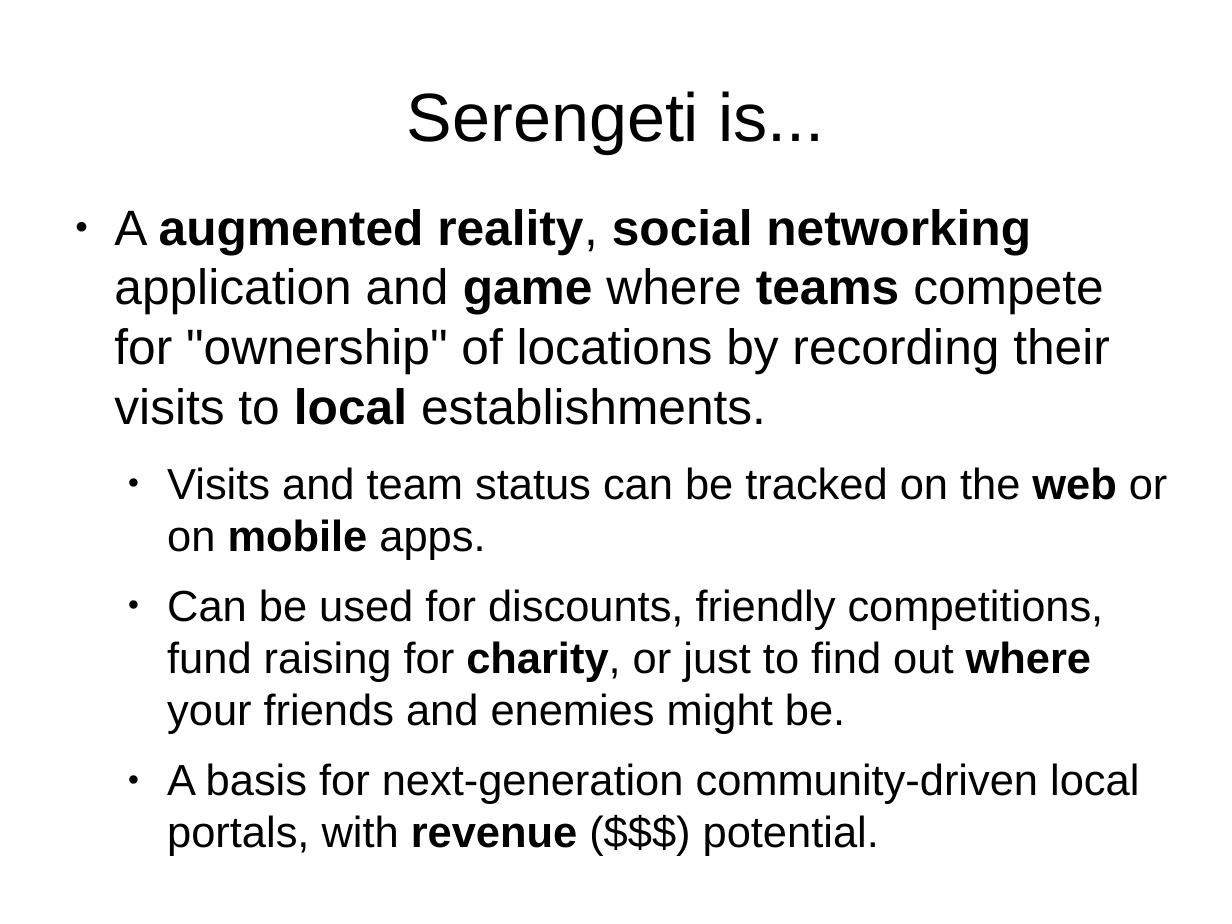
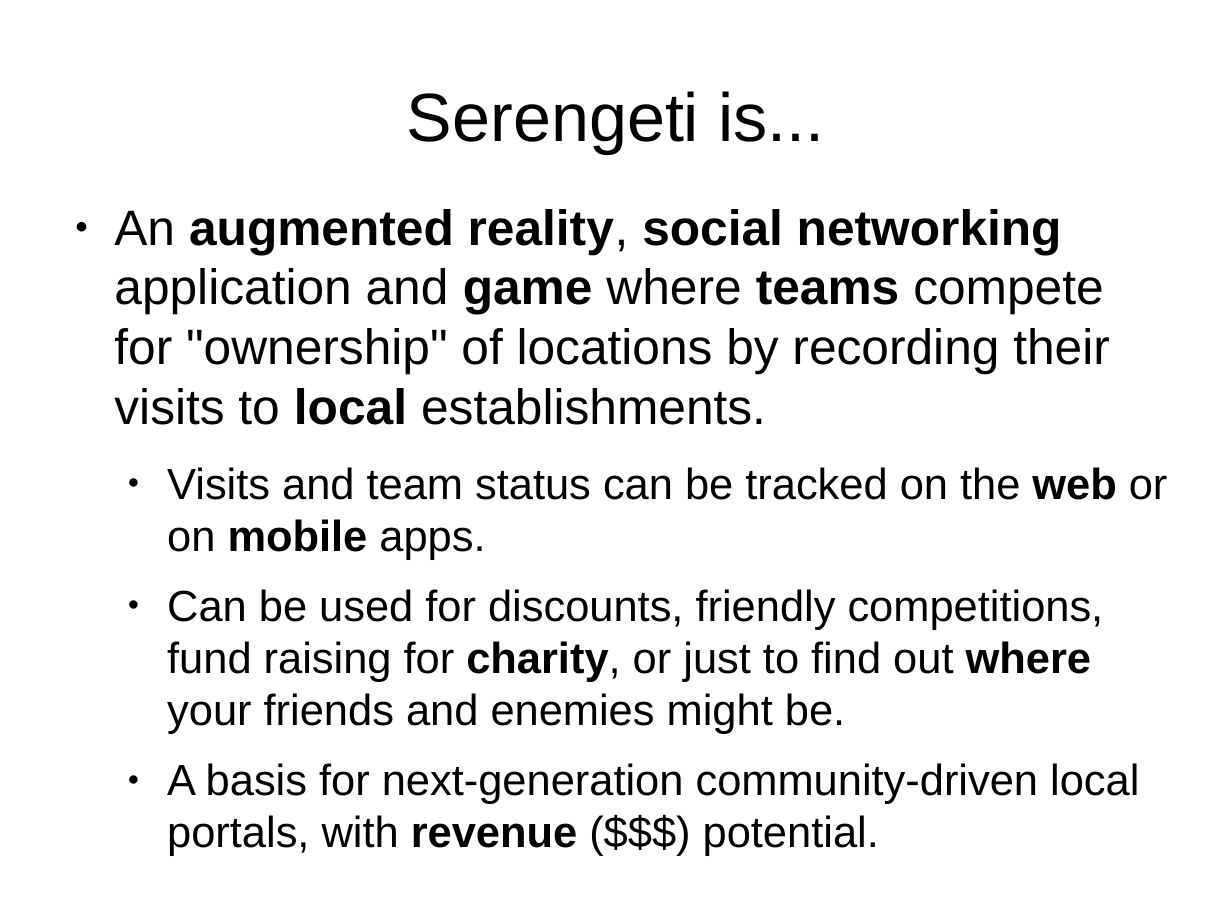
Before and after one commit to lmucs/playserengeti, a slide deck: slide 3 of serengeti/src/site/serengeti.odp. Drawn at 1232x924 pixels with LibreOffice and Linux fonts; fonts in the diff are those of the drawing. Boxes give left, top, right and bottom in pixels: in the first picture for what was removed or moved away, otherwise in the second. Text is boxed around its words. In the diff, an @@ line names an element or a change of style, - is before the commit and + after.

Commit message:
More work on the presentation

```diff
--- a/serengeti/src/site/serengeti.odp
+++ b/serengeti/src/site/serengeti.odp
@@ text at (114,209,1110,425): text changed @@
-● A augmented reality, social networking application and game where teams compete for "ownership" of locations by recording their visits to local establishments.
+● An augmented reality, social networking application and game where teams compete for "ownership" of locations by recording their visits to local establishments.
```
Also in this commit, not shown: 2 other slides changed, 3 slides added, 5 slides removed.
